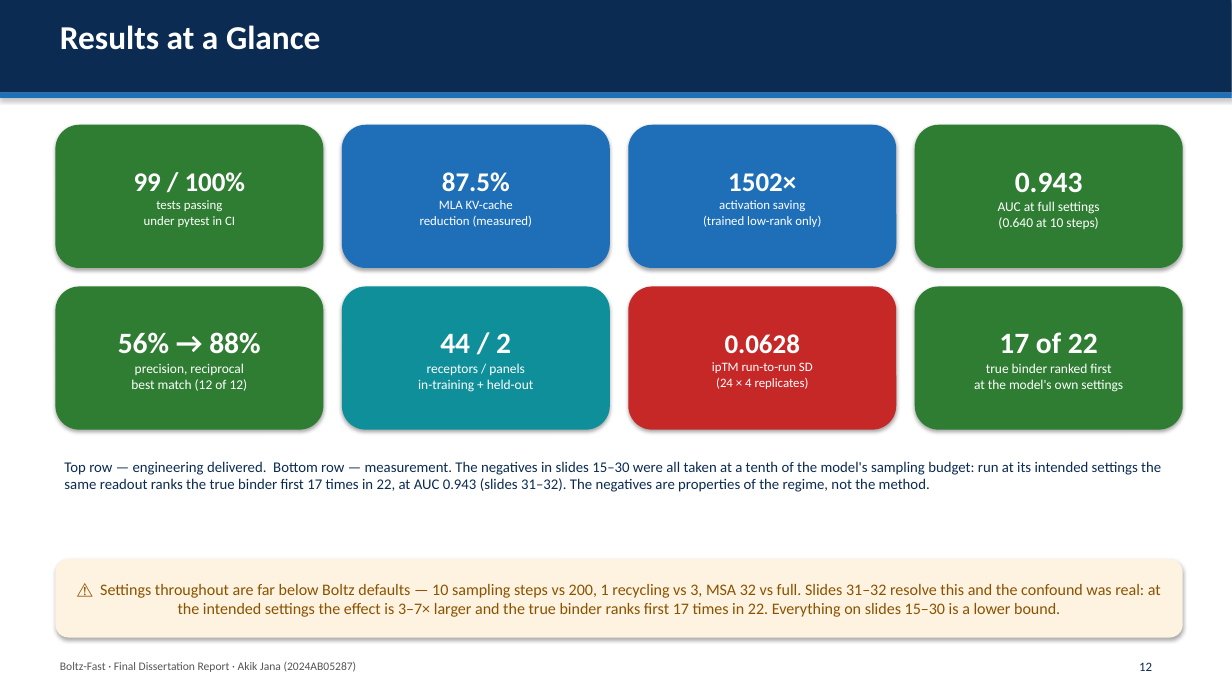
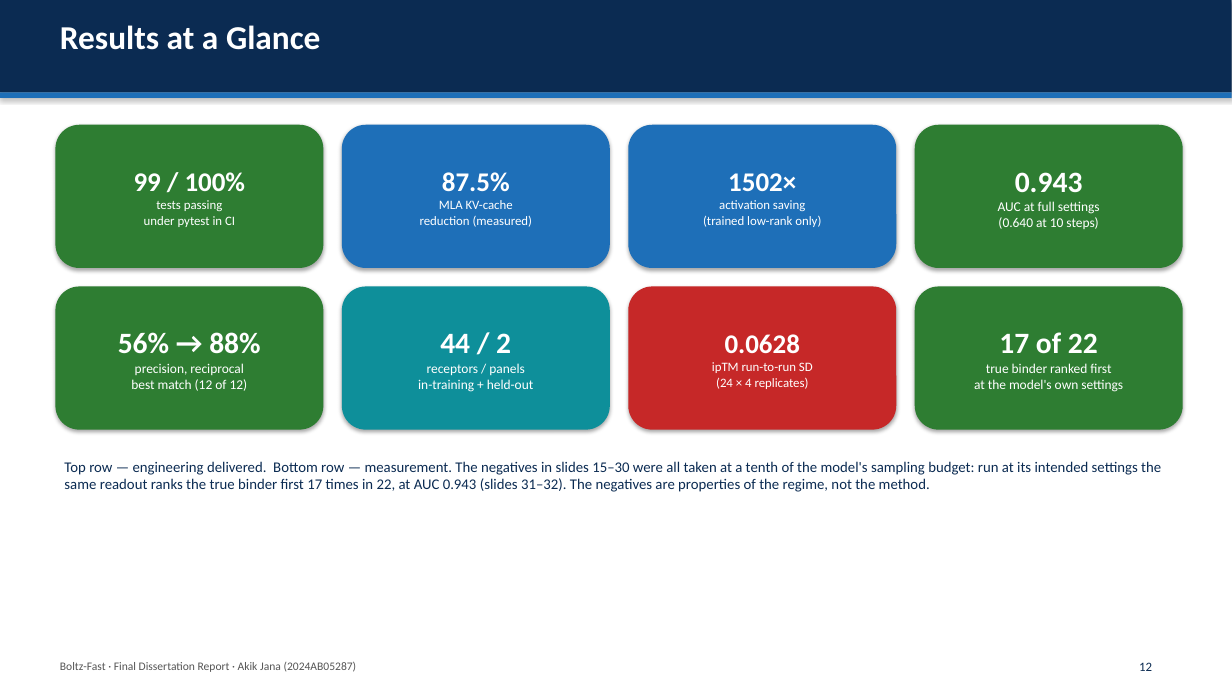
Before and after one commit to AkikJana/biomolecular-design-coreai, a slide deck: slide 12 of final_dissertation_presentation.pptx. Drawn at 1232x693 pixels with LibreOffice and Linux fonts; fonts in the diff are those of the drawing. Boxes give left, top, right and bottom in pixels: in the first picture for what was removed or moved away, otherwise in the second. Text is boxed around its words. In the diff, an @@ line names an element or a change of style, - is before the commit and + after.

```diff
--- a/final_dissertation_presentation.pptx
+++ b/final_dissertation_presentation.pptx
@@ rounded rectangle removed at [55, 559, 1183, 638] @@
-⚠ Settings throughout are far below Boltz defaults — 10 sampling steps vs 200, 1 recycling vs 3, MSA 32 vs full. Slides 31–32 resolve this and the confound was real: at the intended settings the effect is 3–7× larger and the true binder ranks first 17 times in 22. Everything on slides 15–30 is a lower bound.
```
Also in this commit, not shown: 15 other slides changed.
